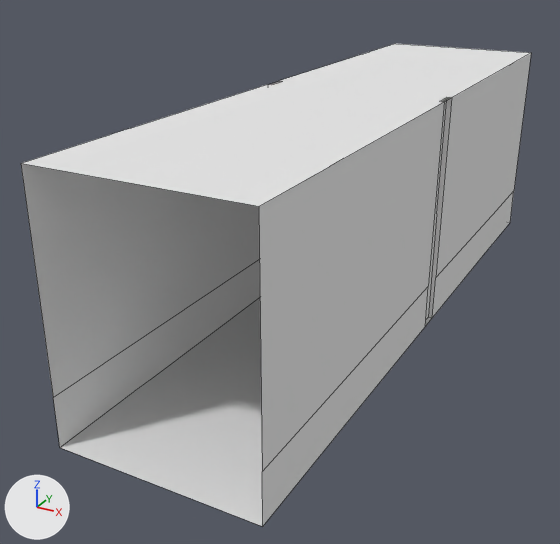
Two versions of the OBJ model Assets/Models/Tunnela2.obj, one commit apart.
Camera for both pictures: a 50 mm camera at (2.63, -6.12, 3.23) aimed at (-0.43, -0.56, 0.45). The axes (+X, +Y, +Z) are drawn at lower left. The lights are the same throughout. Mesh edges are drawn as thin lines. Where no turn or scale is listed for an object, it has been applied to the vertices.

Names of what the first picture shows: 'Tunnela2'.
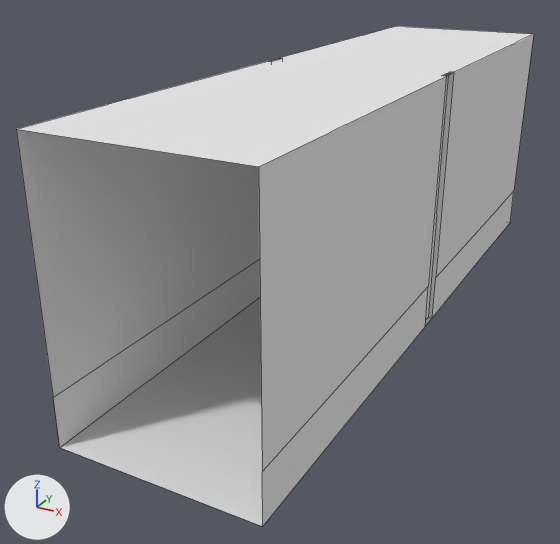
What differs and where, as boxes (x1, y1, x2, y2) in the pictures (560 x 544 px; the box of a moved part takes in the faces that stretch with it):
'Tunnela2', reshaped: before (21, 44, 531, 526); after (16, 26, 534, 526)
part 1 of me_tunnela2, moved or reshaped: before (21, 44, 531, 455); after (16, 26, 534, 455)

The change, as a diff of the scene's bpy script:
```diff
--- a/Assets/Models/Tunnela2.obj.py
+++ b/Assets/Models/Tunnela2.obj.py
@@ me_tunnela2 @@
 me_tunnela2.from_pydata(...)  # 60 vertices, 20 faces; spans x -0.8..0.8, y -3.0..3.0, z 0.0..2.0
 # used by ob_tunnela2; location = (0.0, 0.0, 0.0)
+# me_tunnela2 part 1: all 20 vertices in x -0.8..0.8, y -3.0..3.0, z 2.0 are moved by (0.0, 0.0, 0.2)
 me_tunnela2.materials.append(mat_tunnelmain)
```
